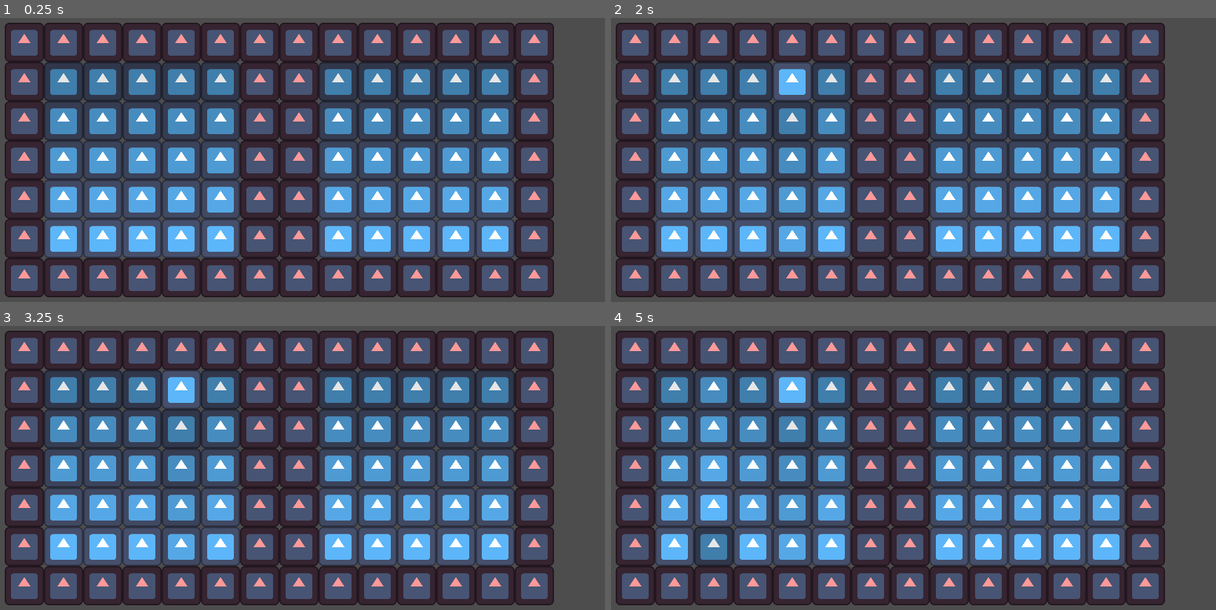
Above: before the commit, frames 1-4 (two rows, left to right).
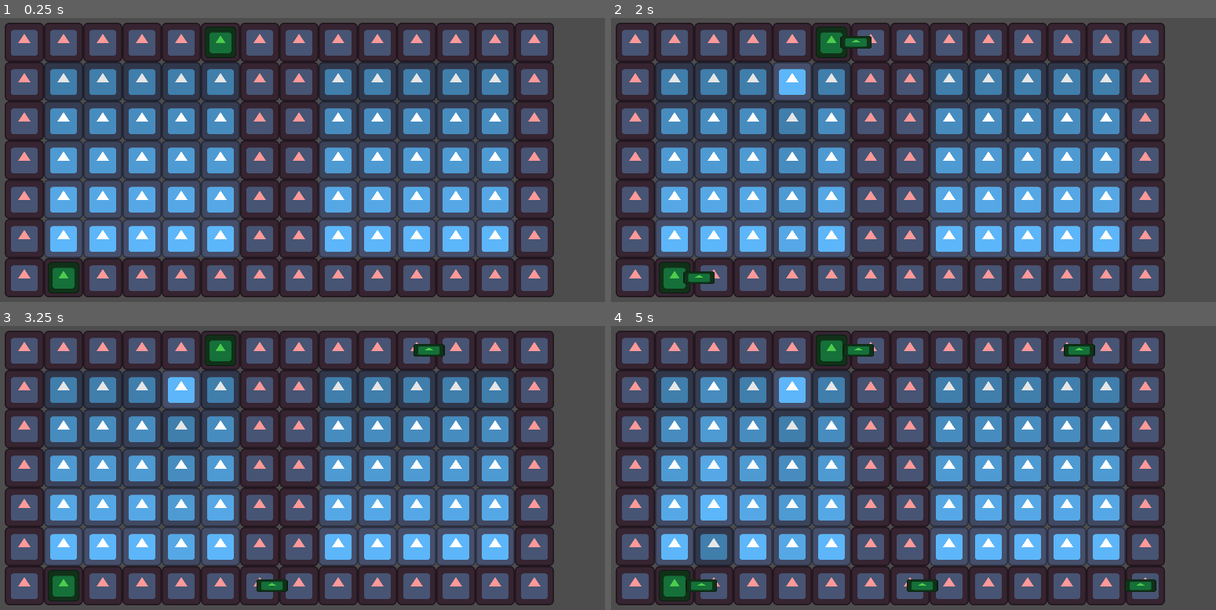
Above: after the commit, the same moments.

Repository: TyLanger/TileslidingTD
Game: Godot game, scene res://tile_grid/tile_grid.tscn
Two runs of this game, one before a commit and one after it. Both use one fixed random seed, a clock stepped at 60 frames per second and the inputs below. This scene is started directly instead of the project's main scene. The engine's default icon, where the game draws it, is replaced by a stand-in: a white triangle on a blue panel in a dark square.
Inputs (mouse positions are in pixels of both pictures, inside the frame that each line leads up to):
- Up to frame 1 (0.25 s): no input
- Up to frame 2 (2 s): tap Enter (ui_accept) at 0.5, 0.77, 1.25 s; move the mouse to (1040, 154) at 0.52 s; click (1040, 154) at 0.6 s; tap Space (Space, bound only after the commit) at 0.8 s; drag from (774, 188) to (871, 242) at 1.27 s
- Up to frame 3 (3.25 s): move the mouse to (350, 402) at 2.02 s; click (350, 402) at 2.1 s; tap Space (Space, bound only after the commit) at 2.3 s; drag from (260, 550) to (102, 425) at 2.77 s
- Up to frame 4 (5 s): move the mouse to (1088, 533) at 3.52 s; click (1088, 533) at 3.6 s; tap Enter (ui_accept) at 3.77 s; tap Space (Space, bound only after the commit) at 3.8 s; drag from (713, 425) to (810, 391) at 4.27 s

The runs differ from the first frame. In frame 1, 1.1% of the frame differs, in the area x 7-40%, y 3-97%; in frame 2, 1.5%; in frame 3, 1.6%; in frame 4, 2.2%, in the area x 7-91%, y 3-97%.
Error after the commit: Invalid access of index '9' on a base object of type: 'Array'. (res://tile_grid/tile_grid.gd:117)

Commit message:
Towers
Made a tower. It can shoot a bullet every second
A tower spawns on the top and bottom conveyor belts
You can drag the tower off the belt. When you release the mouse button, it
will attach itself to the tile it is over. Then it will follow the tile as
it wraps around

Bug
Doesn't quite work right when you drag a tower over the conveyor

Diff:
--- a/project.godot
+++ b/project.godot
@@ -88,6 +88,11 @@
 "events": [Object(InputEventMouseButton,"resource_local_to_scene":false,"resource_name":"","device":-1,"window_id":0,"a …(238 unchanged characters)…
 ]
 }
+Space={
+"deadzone": 0.5,
+"events": [Object(InputEventKey,"resource_local_to_scene":false,"resource_name":"","device":-1,"window_id":0,"alt_pressed":false,"shift_pressed":false,"ctrl_pressed":false,"meta_pressed":false,"pressed":false,"keycode":0,"physical_keycode":32,"key_label":0,"unicode":32,"echo":false,"script":null)
+]
+}
 
 [rendering]
 
--- /dev/null
+++ b/tile_grid/arrow.gd
@@ -0,0 +1,11 @@
+extends Node2D
+
+
+# Called when the node enters the scene tree for the first time.
+func _ready():
+	pass # Replace with function body.
+
+
+# Called every frame. 'delta' is the elapsed time since the previous frame.
+func _process(delta):
+	position = position + Vector2(5.0, 0.0)
--- /dev/null
+++ b/tile_grid/arrow.tscn
@@ -0,0 +1,11 @@
+[gd_scene load_steps=3 format=3 uid="uid://cbgdulpiuapi8"]
+
+[ext_resource type="Texture2D" uid="uid://bgprycbqd2tbx" path="res://assets/icon.svg" id="1_830wn"]
+[ext_resource type="Script" path="res://tile_grid/arrow.gd" id="1_kh8gf"]
+
+[node name="Node2D" type="Node2D"]
+script = ExtResource("1_kh8gf")
+
+[node name="Sprite2D" type="Sprite2D" parent="."]
+scale = Vector2(0.5, 0.2)
+texture = ExtResource("1_830wn")
--- a/tile_grid/tile_grid.gd
+++ b/tile_grid/tile_grid.gd
@@ -1,10 +1,14 @@
 extends Node2D
 
 @export var tile_scene: PackedScene
+@export var tower_scene: PackedScene
 
 var offset = 96
 var tile_width = 80
 var grid
+
+var top_tower_conveyor
+var bot_tower_conveyor
 
 # 96 - 80/2 = 56
 # 56 to 136 is the first tile
@@ -14,6 +18,10 @@
 var dragging = false
 var col_drag = 0
 var og_click_pos
+
+class ConveyorTower:
+	var tower: Node
+	var exists: bool
 
 # Called when the node enters the scene tree for the first time.
 func _ready():
@@ -25,7 +33,7 @@
 			var tile = tile_scene.instantiate()
 
 
-			# tile is 128px
+			# tile is 80px
 			tile.position = Vector2(offset + tile_width * i, offset + tile_width * j)
 			#tile.modulate = Color(i/10.0, j/10.0, 1.0-(i+j)/20.0)
 			if(i==0 || j==0 || i==13 || j==6 || i==6 || i==7):
@@ -36,6 +44,18 @@
 			row.append(tile)
 			#grid[i][j] = tile
 		grid.append(row)
+
+	top_tower_conveyor = []
+	bot_tower_conveyor = []
+	for i in 5:
+		var ct = ConveyorTower.new()
+		ct.exists = false
+		top_tower_conveyor.append(ct)
+		var ct2 = ConveyorTower.new()
+		ct2.exists = false
+		bot_tower_conveyor.append(ct2)
+	spawn_tower(5, 0)
+	spawn_tower(1, 6)
 
 
 # Called every frame. 'delta' is the elapsed time since the previous frame.
@@ -60,9 +80,11 @@
 		print("unclick at: ", mouse)
 		dragging = false
 		reset_col(col_drag)
+		drop_towers(col_drag)
 
 	if(dragging):
 		change_col(col_drag)
+		move_towers(col_drag)
 
 func _input(event):
    # Mouse in viewport coordinates.
@@ -72,6 +94,58 @@
 	elif event is InputEventMouseMotion:
 		#print("Mouse Motion at: ", event.position)
 		pass
+
+
+
+func spawn_tower(x, y):
+	var tower = tower_scene.instantiate()
+	tower.position = Vector2(offset + tile_width * x, offset + tile_width * y)
+	tower.modulate = Color(0.3, 0.8, 0.3)
+	if(y==0):
+		var conveyor = ConveyorTower.new()
+		conveyor.exists = true
+		conveyor.tower = tower
+		top_tower_conveyor[4] = conveyor
+	elif(y==6):
+		var conveyor = ConveyorTower.new()
+		conveyor.exists = true
+		conveyor.tower = tower
+		bot_tower_conveyor[0] = conveyor
+	add_child(tower)
+
+func move_towers(col_index):
+	if(top_tower_conveyor[col_index-1].exists):
+		var mouse_diff = get_viewport().get_mouse_position().y - og_click_pos.y
+		var height = offset + tile_width * 0 + mouse_diff
+		var new_pos = Vector2(offset + tile_width * col_index, height)
+		top_tower_conveyor[col_index-1].tower.position = new_pos
+	if(bot_tower_conveyor[col_index-1].exists):
+		var mouse_diff = get_viewport().get_mouse_position().y - og_click_pos.y
+		var height = offset + tile_width * 6 + mouse_diff
+		var new_pos = Vector2(offset + tile_width * col_index, height)
+		bot_tower_conveyor[col_index-1].tower.position = new_pos
+
+func drop_towers(col_index):
+
+	# add as a child to the tile you're over
+	if(top_tower_conveyor[col_index-1].exists):
+		var pos = top_tower_conveyor[col_index-1].tower.position
+		var index: int = (pos.y - (offset - (tile_width/2))) / tile_width
+		if(index>0 && index<6):
+			top_tower_conveyor[col_index-1].exists = false
+			top_tower_conveyor[col_index-1].tower.position = Vector2(0.0, 0.0)
+			remove_child(top_tower_conveyor[col_index-1].tower)
+			grid[col_index][index].add_child(top_tower_conveyor[col_index-1].tower)
+
+	var bot = bot_tower_conveyor[col_index-1]
+	if(bot.exists):
+		var pos = bot.tower.position
+		var index: int = (pos.y - (offset - (tile_width/2))) / tile_width
+		if(index>0 && index<6):
+			bot_tower_conveyor[col_index-1].exists = false
+			bot.tower.position = Vector2.ZERO
+			remove_child(bot.tower)
+			grid[col_index][index].add_child(bot.tower)
 
 func change_col(col_index):
 	for i in range(1,6):
--- a/tile_grid/tile_grid.tscn
+++ b/tile_grid/tile_grid.tscn
@@ -1,8 +1,10 @@
-[gd_scene load_steps=3 format=3 uid="uid://dpboxbxs5f05f"]
+[gd_scene load_steps=4 format=3 uid="uid://dpboxbxs5f05f"]
 
 [ext_resource type="Script" path="res://tile_grid/tile_grid.gd" id="1_72qoe"]
 [ext_resource type="PackedScene" uid="uid://b7br6tdn24ftk" path="res://tile_grid/tile.tscn" id="2_27emv"]
+[ext_resource type="PackedScene" uid="uid://56tn76x8v5l0" path="res://tile_grid/tower.tscn" id="3_n4fl5"]
 
 [node name="Node2D" type="Node2D"]
 script = ExtResource("1_72qoe")
 tile_scene = ExtResource("2_27emv")
+tower_scene = ExtResource("3_n4fl5")
--- /dev/null
+++ b/tile_grid/tower.gd
@@ -0,0 +1,20 @@
+extends Node2D
+
+@export var arrow_scene: PackedScene
+
+# Called when the node enters the scene tree for the first time.
+func _ready():
+	pass # Replace with function body.
+
+
+# Called every frame. 'delta' is the elapsed time since the previous frame.
+func _process(delta):
+	if(Input.is_action_just_pressed("Space")):
+		$Timer.start()
+
+
+func _on_timer_timeout():
+	print("shoot")
+	var arrow = arrow_scene.instantiate()
+	#arrow.position = Vector2(30.0, 40.0)
+	add_child(arrow)
--- /dev/null
+++ b/tile_grid/tower.tscn
@@ -0,0 +1,17 @@
+[gd_scene load_steps=4 format=3 uid="uid://56tn76x8v5l0"]
+
+[ext_resource type="Script" path="res://tile_grid/tower.gd" id="1_dkjr5"]
+[ext_resource type="PackedScene" uid="uid://cbgdulpiuapi8" path="res://tile_grid/arrow.tscn" id="2_4sli6"]
+[ext_resource type="Texture2D" uid="uid://bgprycbqd2tbx" path="res://assets/icon.svg" id="2_b12nj"]
+
+[node name="Node2D" type="Node2D"]
+script = ExtResource("1_dkjr5")
+arrow_scene = ExtResource("2_4sli6")
+
+[node name="Sprite2D" type="Sprite2D" parent="."]
+scale = Vector2(0.5, 0.5)
+texture = ExtResource("2_b12nj")
+
+[node name="Timer" type="Timer" parent="."]
+
+[connection signal="timeout" from="Timer" to="." method="_on_timer_timeout"]
